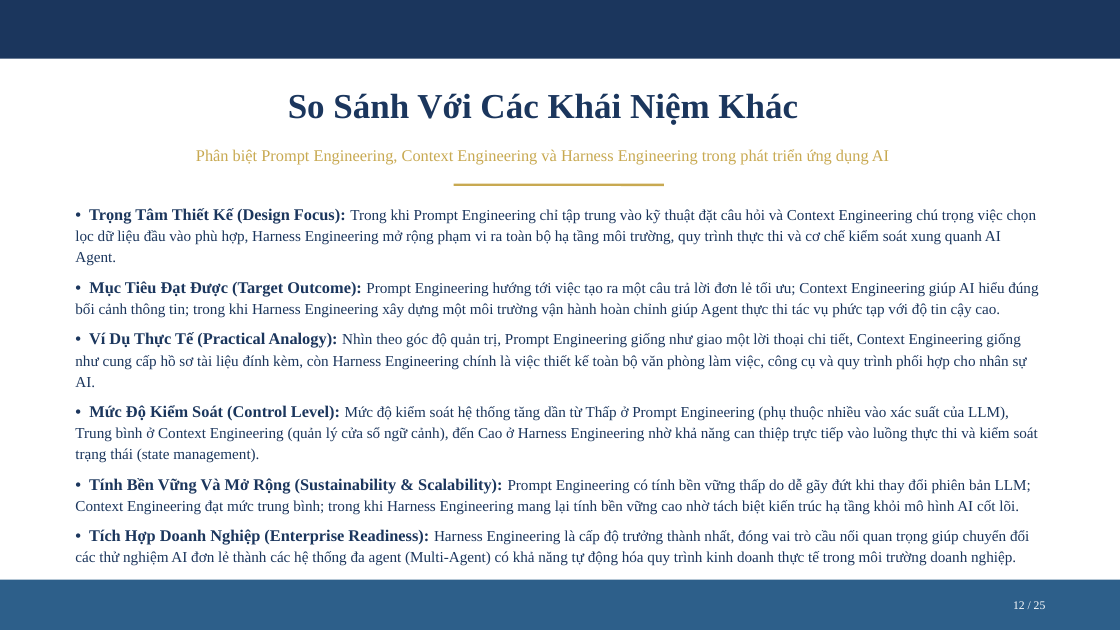
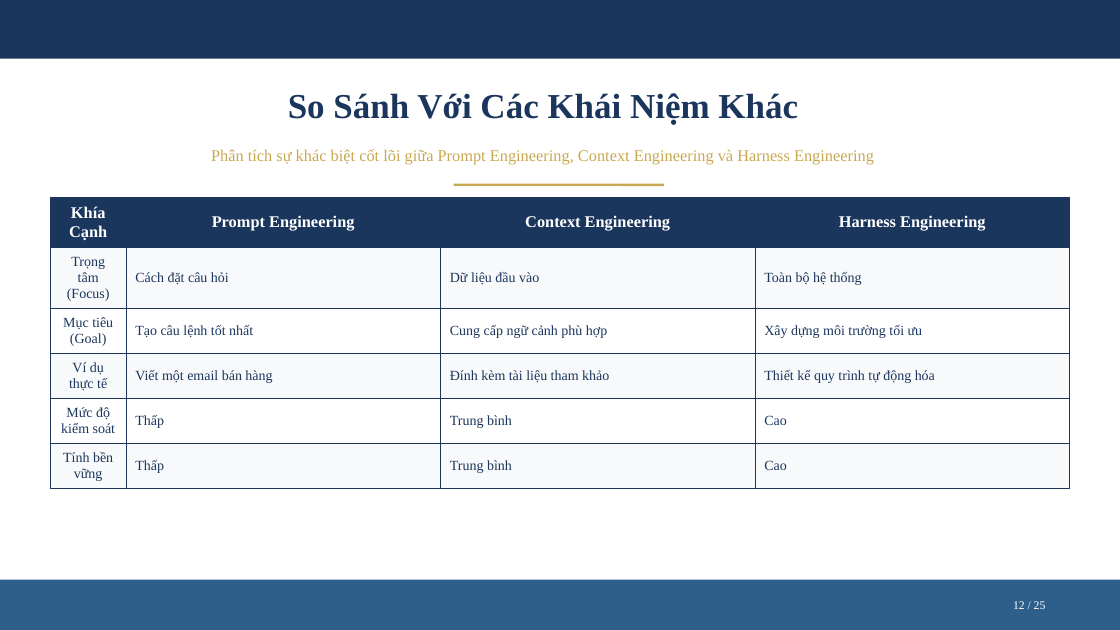
Before and after one commit to nbhson/tool-harness-generate-slide, a slide deck: slide 12 of harness-engineer.pptx. Drawn at 1120x630 pixels with LibreOffice and Linux fonts; fonts in the diff are those of the drawing. Boxes give left, top, right and bottom in pixels: in the first picture for what was removed or moved away, otherwise in the second. Text is boxed around its words. In the diff, an @@ line names an element or a change of style, - is before the commit and + after.

```diff
--- a/harness-engineer.pptx
+++ b/harness-engineer.pptx
@@ text at box(211, 149, 874, 165): text changed @@
-Phân biệt Prompt Engineering, Context Engineering và Harness Engineering trong phát triển ứng dụng AI
+Phân tích sự khác biệt cốt lõi giữa Prompt Engineering, Context Engineering và Harness Engineering
@@ table added at box(50, 197, 1069, 485), 6 rows, 4 columns @@
+Khía Cạnh | Prompt Engineering | Context Engineering | Harness Engineering
+Trọng tâm (Focus) | Cách đặt câu hỏi | Dữ liệu đầu vào | Toàn bộ hệ thống
+Mục tiêu (Goal) | Tạo câu lệnh tốt nhất | Cung cấp ngữ cảnh phù hợp | Xây dựng môi trường tối ưu
+Ví dụ thực tế | Viết một email bán hàng | Đính kèm tài liệu tham khảo | Thiết kế quy trình tự động hóa
+Mức độ kiểm soát | Thấp | Trung bình | Cao
+Tính bền vững | Thấp | Trung bình | Cao
@@ text removed at box(75, 208, 1038, 566) @@
-• Trọng Tâm Thiết Kế (Design Focus): Trong khi Prompt Engineering chỉ tập trung vào kỹ thuật đặt câu hỏi và Context Engineering chú trọng việc chọn lọc dữ liệu đầu vào phù hợp, Harness Engineering mở rộng phạm vi ra toàn bộ hạ tầng môi trường, quy trình thực thi và cơ chế kiểm soát xung quanh AI Agent.
-• Mục Tiêu Đạt Được (Target Outcome): Prompt Engineering hướng tới việc tạo ra một câu trả lời đơn lẻ tối ưu; Context Engineering giúp AI hiểu đúng bối cảnh thông tin; trong khi Harness Engineering xây dựng một môi trường vận hành hoàn chỉnh giúp Agent thực thi tác vụ phức tạp với độ tin cậy cao.
-• Ví Dụ Thực Tế (Practical Analogy): Nhìn theo góc độ quản trị, Prompt Engineering giống như giao một lời thoại chi tiết, Context Engineering giống như cung cấp hồ sơ tài liệu đính kèm, còn Harness Engineering chính là việc thiết kế toàn bộ văn phòng làm việc, công cụ và quy trình phối hợp cho nhân sự AI.
-• Mức Độ Kiểm Soát (Control Level): Mức độ kiểm soát hệ thống tăng dần từ Thấp ở Prompt Engineering (phụ thuộc nhiều vào xác suất của LLM), Trung bình ở Context Engineering (quản lý cửa sổ ngữ cảnh), đến Cao ở Harness Engineering nhờ khả năng can thiệp trực tiếp vào luồng thực thi và kiểm soát trạng thái (state management).
-• Tính Bền Vững Và Mở Rộng (Sustainability & Scalability): Prompt Engineering có tính bền vững thấp do dễ gãy đứt khi thay đổi phiên bản LLM; Context Engineering đạt mức trung bình; trong khi Harness Engineering mang lại tính bền vững cao nhờ tách biệt kiến trúc hạ tầng khỏi mô hình AI cốt lõi.
-• Tích Hợp Doanh Nghiệp (Enterprise Readiness): Harness Engineering là cấp độ trưởng thành nhất, đóng vai trò cầu nối quan trọng giúp chuyển đổi các thử nghiệm AI đơn lẻ thành các hệ thống đa agent (Multi-Agent) có khả năng tự động hóa quy trình kinh doanh thực tế trong môi trường doanh nghiệp.
```
Also in this commit, not shown: 18 other slides changed, 6 slides added, 6 slides removed, 17 other files.
